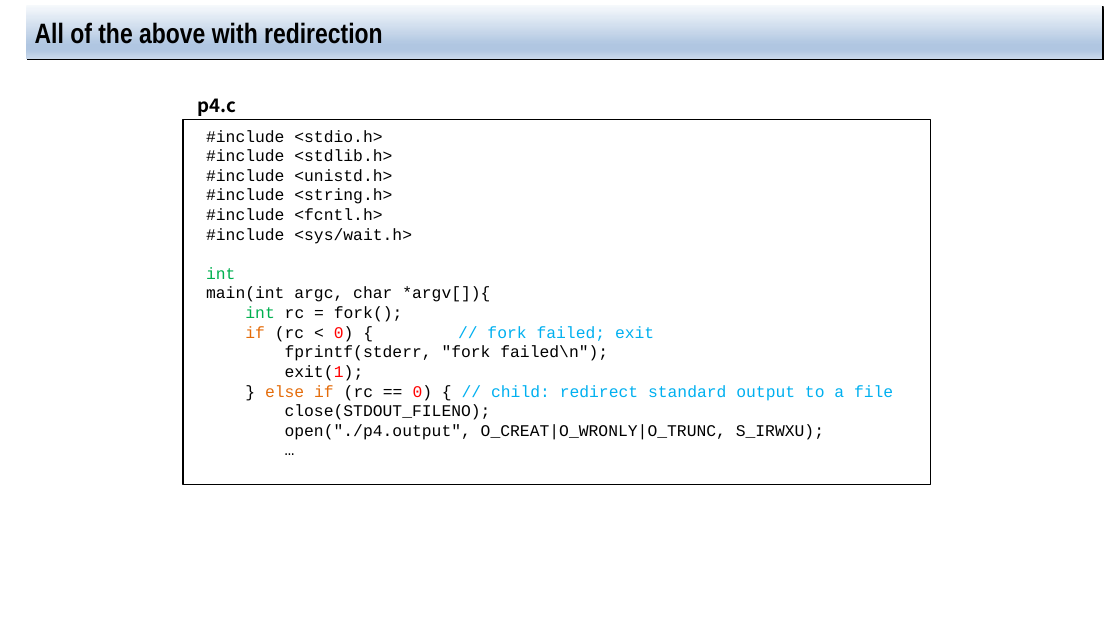
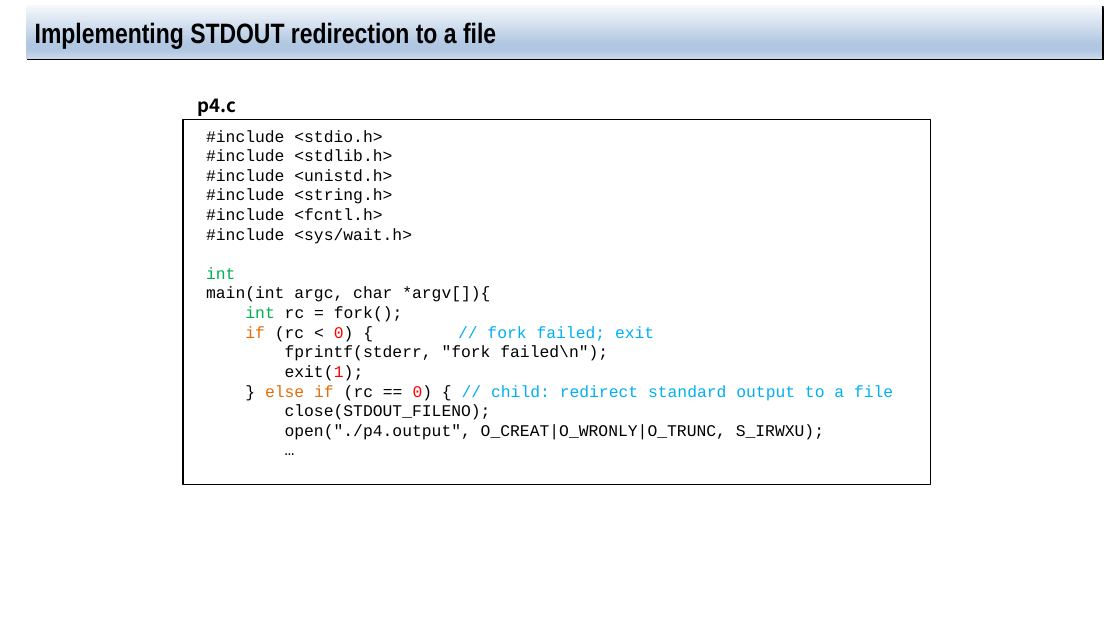
Before and after one commit to jachermocilla/extra-course-materials, a slide deck: slide 14 of cmsc125/ostep/slides/01.Virtualization/05.Interlude_process_api.pptx (slide 11 before the commit). Drawn at 1120x630 pixels with LibreOffice and Linux fonts; fonts in the diff are those of the drawing. Boxes give left, top, right and bottom in pixels: in the first picture for what was removed or moved away, otherwise in the second. Text is boxed around its words. In the diff, an @@ line names an element or a change of style, - is before the commit and + after.

```diff
--- a/cmsc125/ostep/slides/01.Virtualization/05.Interlude_process_api.pptx
+++ b/cmsc125/ostep/slides/01.Virtualization/05.Interlude_process_api.pptx
@@ title at [35,20,496,48]: text changed @@
-All of the above with redirection
+Implementing STDOUT redirection to a file
```
Also in this commit, not shown: 7 other slides changed, 5 slides added.
